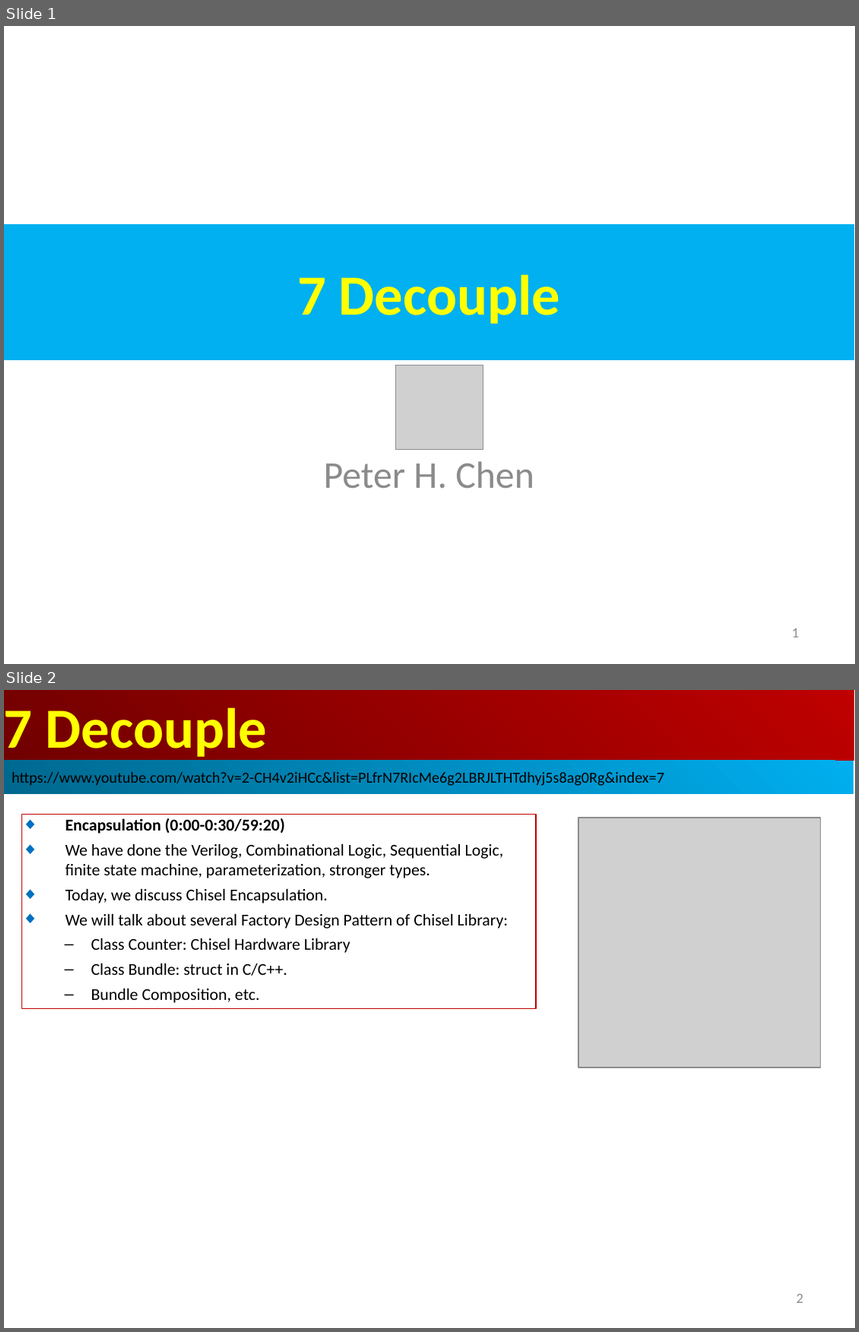
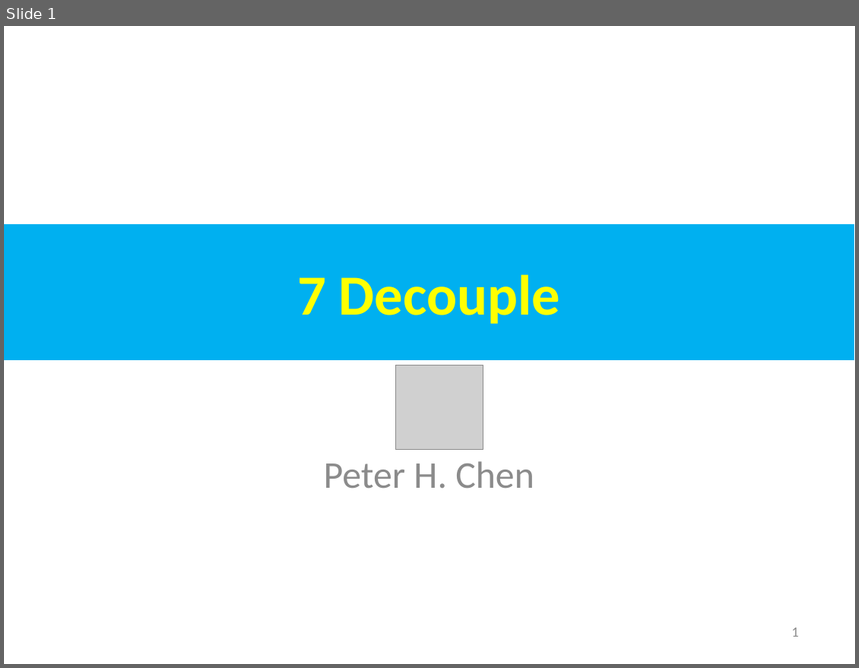
Before and after one commit to peterhchen/AIU_CS800_Chisel, a slide deck: 500_UCSC_HWD/007_Decoup/000_Video/007.Decoup.ppt. Shown one above the other, each under a label of ours: slides 1 and 2 before the commit, slide 1 after it. The pictures are 859x1332 and 859x668 pixels, drawn with LibreOffice and Linux fonts; fonts in the diff are those of the drawing; grey boxes stand for pictures. Boxes give left, top, right and bottom in pixels: in the first picture for what was removed or moved away, otherwise in the second. Text is boxed around its words. In the diff, an @@ line names an element or a change of style, - is before the commit and + after.

```diff
--- a/500_UCSC_HWD/007_Decoup/000_Video/007.Decoup.ppt
+++ b/500_UCSC_HWD/007_Decoup/000_Video/007.Decoup.ppt
@@ slide 2 removed at (x1=4, y1=690, x2=855, y2=1328), background #FFFFFF @@
@@ rectangle removed at (x1=4, y1=690, x2=854, y2=761) @@
-7 Decouple
@@ rectangle removed at (x1=4, y1=761, x2=854, y2=794) @@
-https://www.youtube.com/watch?v=2-CH4v2iHCc&list=PLfrN7RIcMe6g2LBRJLTHTdhyj5s8ag0Rg&index=7
@@ rectangle removed at (x1=22, y1=815, x2=536, y2=1009) @@
-◆ Encapsulation (0:00-0:30/59:20)
-◆ We have done the Verilog, Combinational Logic, Sequential Logic, finite state machine, parameterization, stronger types.
-◆ Today, we discuss Chisel Encapsulation.
-◆ We will talk about several Factory Design Pattern of Chisel Library:
-  – Class Counter: Chisel Hardware Library
-  – Class Bundle: struct in C/C++.
-  – Bundle Composition, etc.
@@ picture removed at (x1=579, y1=818, x2=820, y2=1068) @@
@@ page number removed at (x1=797, y1=1294, x2=804, y2=1303) @@
-2
```
Also in this commit, not shown: 5 slides changed, 7 slides added.
